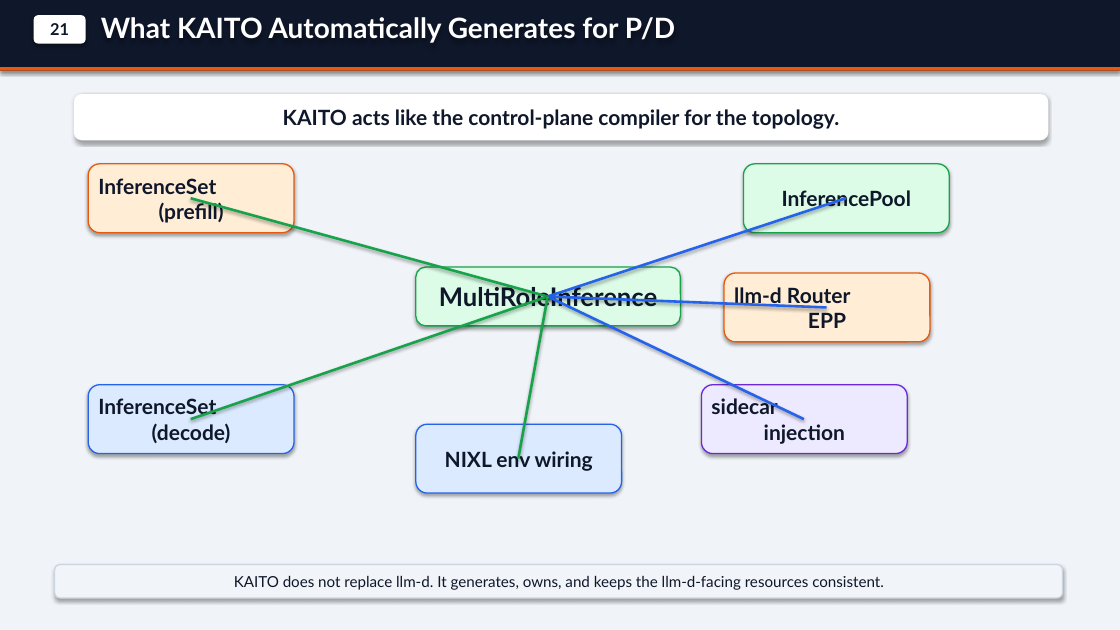
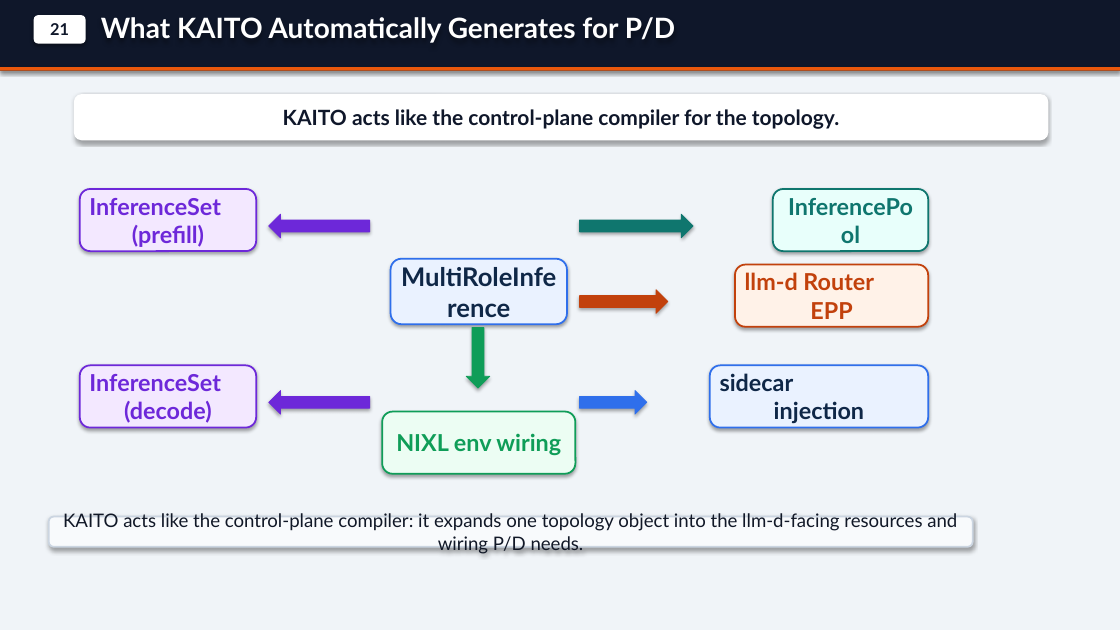
Before and after one commit to andyzhangx/demo, a slide deck: slide 6 of llm/kaito-llm-d-pd-slides.pptx. Drawn at 1120x630 pixels with LibreOffice and Linux fonts; fonts in the diff are those of the drawing. Boxes give left, top, right and bottom in pixels: in the first picture for what was removed or moved away, otherwise in the second. Text is boxed around its words. In the diff, an @@ line names an element or a change of style, - is before the commit and + after.

```diff
--- a/llm/kaito-llm-d-pd-slides.pptx
+++ b/llm/kaito-llm-d-pd-slides.pptx
@@ rounded rectangle "InferenceSet (prefill)": place and size @@
-rounded rectangle "InferenceSet (prefill)" at [88, 164, 294, 233]
+rounded rectangle "InferenceSet (prefill)" at [80, 189, 256, 251]
@@ rounded rectangle "InferenceSet (prefill)" at [80, 189, 256, 251]: size 18 to 20 pt, text colour #0F172A to #6D28D9; fill #FFEDD5 to #F3E8FF; outline #EA580C 1.1 pt to #6D28D9 1.5 pt @@
@@ line removed from (548, 297) to (191, 198) @@
@@ line removed from (548, 297) to (846, 198) @@
@@ rounded rectangle "InferencePool": place and size @@
-rounded rectangle "InferencePool" at [744, 164, 949, 233]
+rounded rectangle "InferencePool" at [773, 189, 928, 251]
@@ rounded rectangle "InferencePool" at [773, 189, 928, 251]: size 18 to 20 pt, text colour #0F172A to #0F766E; fill #DCFCE7 to #E8FFFB; outline #16A34A 1.1 pt to #0F766E 1.5 pt @@
@@ left arrow added at [269, 214, 370, 238], fill #6D28D9, outline #6D28D9 0.75 pt @@
@@ right arrow added at [580, 214, 693, 238], fill #0F766E, outline #0F766E 0.75 pt @@
@@ rounded rectangle "MultiRoleInference": place and size @@
-rounded rectangle "MultiRoleInference" at [416, 267, 681, 326]
+rounded rectangle "MultiRoleInference" at [391, 259, 567, 324]
@@ rounded rectangle "MultiRoleInference" at [391, 259, 567, 324]: text colour #0F172A to #0F2747; fill #DCFCE7 to #EAF2FF; outline #16A34A 1.1 pt to #2F6FEB 1.5 pt @@
@@ rounded rectangle "llm-d Router EPP": place and size @@
-rounded rectangle "llm-d Router EPP" at [724, 273, 930, 342]
+rounded rectangle "llm-d Router EPP" at [735, 265, 928, 327]
@@ rounded rectangle "llm-d Router EPP" at [735, 265, 928, 327]: size 18 to 20 pt, text colour #0F172A to #C2410C; fill #FFEDD5 to #FFF2E8; outline #EA580C 1.1 pt to #C2410C 1.5 pt @@
@@ line removed from (548, 297) to (191, 419) @@
@@ line removed from (548, 297) to (518, 459) @@
@@ line removed from (548, 297) to (827, 308) @@
@@ line removed from (548, 297) to (804, 419) @@
@@ right arrow added at [580, 290, 668, 313], fill #C2410C, outline #C2410C 0.75 pt @@
@@ down arrow added at [466, 328, 490, 388], fill #0F9D58, outline #0F9D58 0.75 pt @@
@@ rounded rectangle "InferenceSet (decode)": place and size @@
-rounded rectangle "InferenceSet (decode)" at [88, 385, 294, 454]
+rounded rectangle "InferenceSet (decode)" at [80, 365, 256, 428]
@@ rounded rectangle "InferenceSet (decode)" at [80, 365, 256, 428]: size 18 to 20 pt, text colour #0F172A to #6D28D9; fill #DBEAFE to #F3E8FF; outline #2563EB 1.1 pt to #6D28D9 1.5 pt @@
@@ rounded rectangle "sidecar injection": place and size @@
-rounded rectangle "sidecar injection" at [702, 385, 907, 454]
+rounded rectangle "sidecar injection" at [710, 365, 928, 428]
@@ rounded rectangle "sidecar injection" at [710, 365, 928, 428]: size 18 to 20 pt, text colour #0F172A to #0F2747; fill #EDE9FE to #EAF2FF; outline #6D28D9 1.1 pt to #2F6FEB 1.5 pt @@
@@ left arrow added at [269, 391, 370, 414], fill #6D28D9, outline #6D28D9 0.75 pt @@
@@ rounded rectangle "NIXL env wiring": place and size @@
-rounded rectangle "NIXL env wiring" at [416, 424, 622, 493]
+rounded rectangle "NIXL env wiring" at [382, 412, 576, 474]
@@ rounded rectangle "NIXL env wiring" at [382, 412, 576, 474]: size 18 to 20 pt, text colour #0F172A to #0F9D58; fill #DBEAFE to #ECFDF3; outline #2563EB 1.1 pt to #0F9D58 1.5 pt @@
@@ right arrow added at [580, 391, 647, 414], fill #2F6FEB, outline #2F6FEB 0.75 pt @@
@@ rounded rectangle "KAITO acts like the control-plane ...": place and size @@
-rounded rectangle "KAITO acts like the control-plane ..." at [55, 565, 1063, 598]
+rounded rectangle "KAITO acts like the control-plane ..." at [49, 517, 973, 547]
@@ rounded rectangle "KAITO acts like the control-plane ..." at [49, 517, 973, 547]: fill #F1F5F9 to #F8FAFC; outline #CBD5E1 1.1 pt to #CBD5E1 1.5 pt @@
@@ text in rounded rectangle at [63, 513, 957, 554]: text changed; size 13 to 16 pt; text colour #0F172A to #111827 @@
-KAITO does not replace llm-d. It generates, owns, and keeps the llm-d-facing resources consistent.
+KAITO acts like the control-plane compiler: it expands one topology object into the llm-d-facing resources and wiring P/D needs.
```
Also in this commit, not shown: 6 other slides changed.
